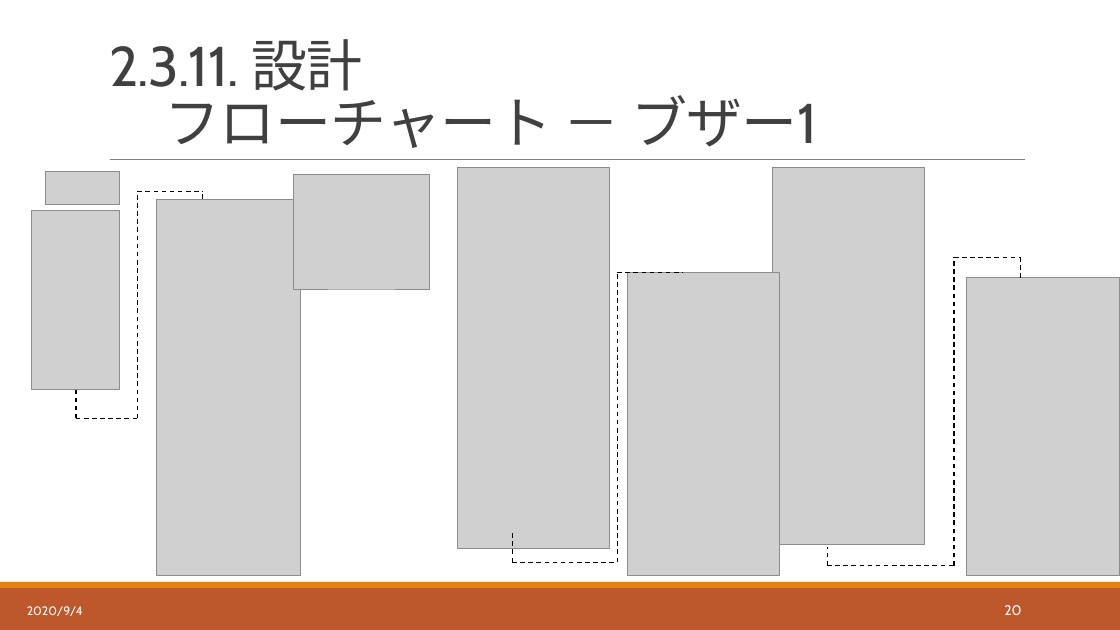
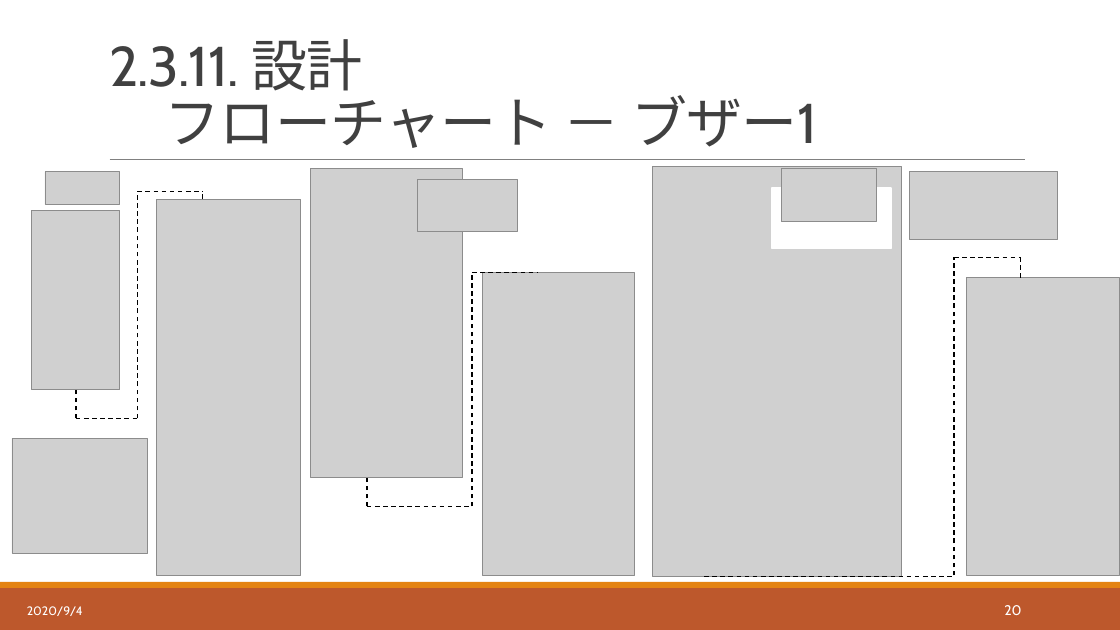
Before and after one commit to hakohumi/comp.train.whack-a-mole, a slide deck: slide 21 of 資料/設計書/発表資料/設計レビュー_発表資料.pptx. Drawn at 1120x630 pixels with LibreOffice and Linux fonts; fonts in the diff are those of the drawing; grey boxes stand for pictures. Boxes give left, top, right and bottom in pixels: in the first picture for what was removed or moved away, otherwise in the second. Text is boxed around its words. In the diff, an @@ line names an element or a change of style, - is before the commit and + after.

```diff
--- a/資料/設計書/発表資料/設計レビュー_発表資料.pptx
+++ b/資料/設計書/発表資料/設計レビュー_発表資料.pptx
@@ picture: place and size @@
-picture at box(458, 167, 610, 549)
+picture at box(311, 169, 463, 478)
@@ picture: place and size @@
-picture at box(773, 167, 925, 544)
+picture at box(418, 179, 518, 231)
@@ picture added at box(653, 166, 902, 577) @@
@@ picture added at box(781, 169, 876, 222) @@
@@ picture added at box(910, 171, 1058, 240) @@
@@ rectangle added at box(772, 188, 891, 249), fill #FFFFFF, outline #FFFFFF 1.25 pt @@
@@ line moved from (954, 565) - (954, 257) to (954, 576) - (954, 257) @@
@@ line moved from (618, 272) - (683, 272) to (472, 272) - (538, 272) @@
@@ line moved from (618, 562) - (618, 272) to (472, 507) - (472, 272) @@
@@ picture: place and size @@
-picture at box(628, 272, 780, 576)
+picture at box(482, 272, 634, 576)
@@ picture: place and size @@
-picture at box(294, 175, 429, 290)
+picture at box(12, 439, 147, 554)
@@ line moved from (513, 562) - (513, 534) to (367, 507) - (367, 478) @@
@@ line moved from (513, 562) - (618, 562) to (367, 507) - (472, 507) @@
@@ line removed from (828, 565) to (828, 547) @@
@@ line moved from (828, 565) - (954, 565) to (704, 576) - (954, 576) @@
```
Also in this commit, not shown: 4 other files.
